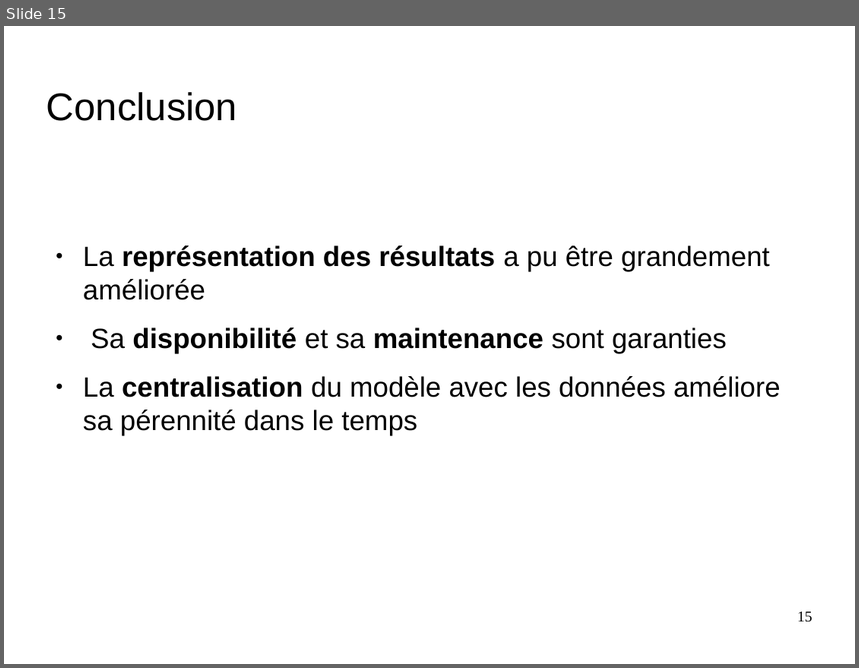
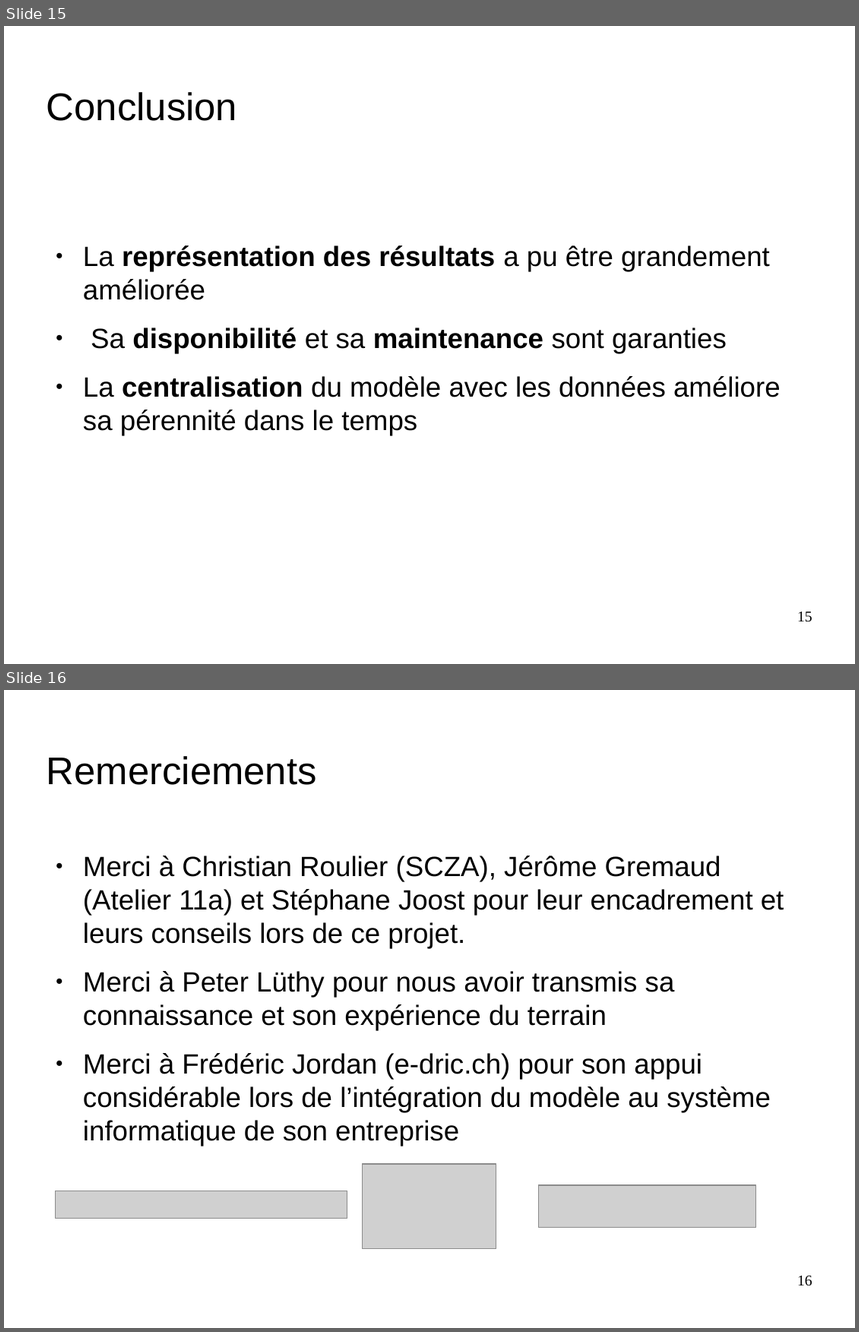
Before and after one commit to nesta7/designProject, a slide deck: Poster_Presentation/presentation_final_demoustication.odp. Shown one above the other, each under a label of ours: slide 15 before the commit, slides 15 and 16 after it. The pictures are 859x668 and 859x1332 pixels, drawn with LibreOffice and Linux fonts; fonts in the diff are those of the drawing; grey boxes stand for pictures; background and template pictures are left out. Boxes give left, top, right and bottom in pixels: in the first picture for what was removed or moved away, otherwise in the second. Text is boxed around its words. In the diff, an @@ line names an element or a change of style, - is before the commit and + after.

```diff
--- a/Poster_Presentation/presentation_final_demoustication.odp
+++ b/Poster_Presentation/presentation_final_demoustication.odp
@@ slide 16 added at bbox=[4, 690, 855, 1328], background picture (left out) @@
@@ title added at bbox=[47, 756, 317, 785], 36 pt, text #000000 @@
+Remerciements
@@ text added at bbox=[83, 856, 785, 1146], 26 pt, text #000000 @@
+● Merci à Christian Roulier (SCZA), Jérôme Gremaud (Atelier 11a) et Stéphane Joost pour leur encadrement et leurs conseils lors de ce projet.
+● Merci à Peter Lüthy pour nous avoir transmis sa connaissance et son expérience du terrain
+● Merci à Frédéric Jordan (e-dric.ch) pour son appui considérable lors de l’intégration du modèle au système informatique de son entreprise
@@ picture added at bbox=[363, 1164, 496, 1249] @@
@@ picture added at bbox=[539, 1186, 756, 1227] @@
@@ rectangle added at bbox=[56, 1192, 344, 1219], fill #FFFFFF, outline #FFFFFF 0 pt @@
@@ picture added at bbox=[56, 1192, 348, 1219] @@
@@ page number added at bbox=[797, 1276, 813, 1287], 14 pt, text #000000 @@
+16
```
Also in this commit, not shown: 5 slides changed, 1 other slide added, 1 slide removed.
